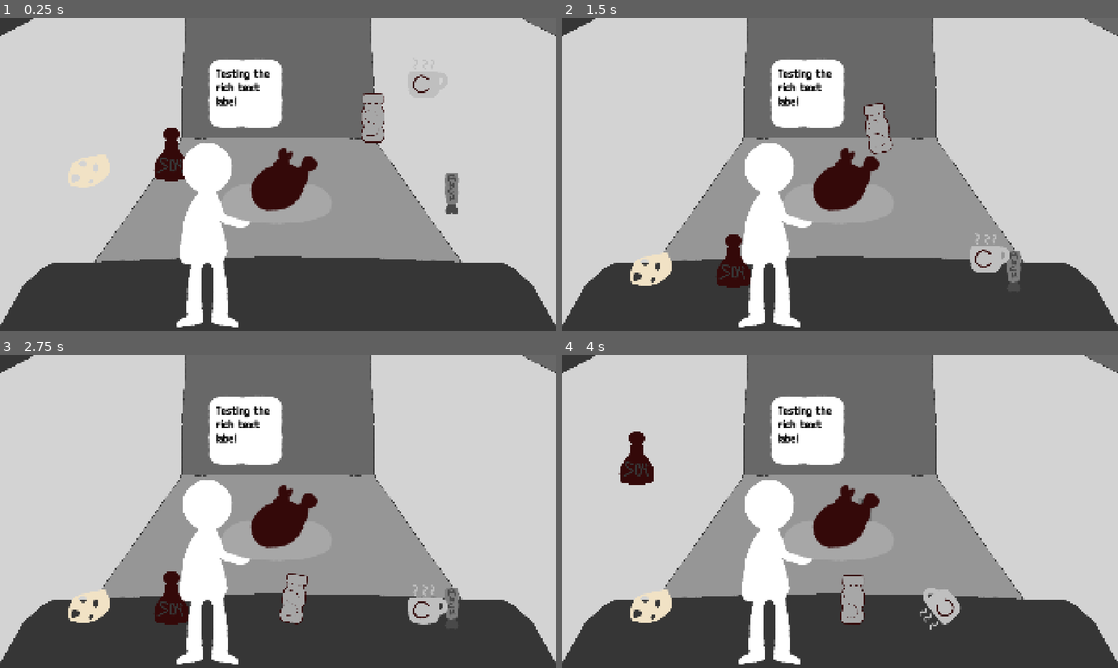
Above: before the commit, frames 1-4 (two rows, left to right).
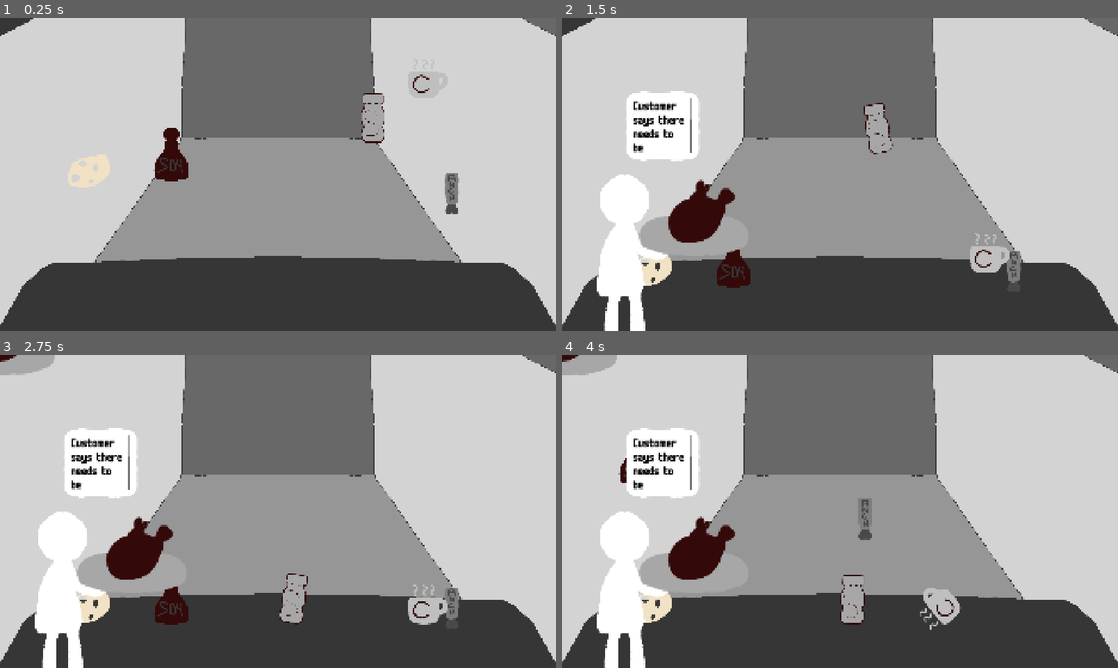
Above: after the commit, the same moments.

Repository: samiiboop/Brackeys-2026
Game: Godot game, scene res://Scenes/core.tscn
The game is run twice, just before and just after one commit, with the same random seed, the same clock (stepped at 60 frames per second) and the same inputs.
Inputs (mouse positions are in pixels of both pictures, inside the frame that each line leads up to):
- Up to frame 1 (0.25 s): no input
- Up to frame 2 (1.5 s): drag from (934, 146) to (895, 105) at 0.52 s; drag from (895, 105) to (840, 165) at 1.27 s
- Up to frame 3 (2.75 s): move the mouse to (88, 608) at 2.02 s; click (88, 608) at 2.17 s
- Up to frame 4 (4 s): drag from (734, 599) to (673, 464) at 2.77 s; drag from (1012, 605) to (840, 502) at 3.52 s

The runs differ from the first frame. In frame 1, 8.1% of the frame differs, in the area x 31-58%, y 13-99%; in frame 2, 16%; in frame 3, 17%, in the area x 0-58%, y 0-100%; in frame 4, 17%.

Commit message:
more stuff

Diff:
--- a/Scenes/Orders/food.gd
+++ b/Scenes/Orders/food.gd
@@ -1,4 +1,6 @@
 extends Node2D
+
+@onready var rich_text_label: RichTextLabel = $MarginContainer/MarginContainer/RichTextLabel
 
 """
 This defines what the food requires to be complete and scored
@@ -9,31 +11,63 @@
 bad: No required ingredient in
 """
 
-# Script vars.
-var sweet_required : int = 0
-var sour_required : int = 0
-var salty_required : int = 0
-var umami_required : int = 0
-var bitter_required : int = 0
-
+# A list of all possible requirements
+var requirements = {
+	"sweet" : 0,
+	"sour" : 0 ,
+	"salty" : 0,
+	"umami" : 0,
+	"bitter" : 0
+}
+# A list of stuff THIS order requires, we will use this to hold thier values
+var order_requirements = {}
+var possible_strings = [
+	"Customer says there needs to be something %s in the %s please fix so I can go home..."
+]
+var dialog_string = ""
+var amount_string = ""
 # References
 @onready var server_sprite: Sprite2D = $ServerSprite
 @onready var deposit_area: Area2D = $DepositArea
-
-func _init(cheese_level) -> void:
-	print("IM ALIVE", cheese_level)
 
 # Called when the node enters the scene tree for the first time.
 func _ready() -> void:
 	pass # Replace with function body.
 
 
-func setup_server():
-	pass
+func setup(slot):
+	global_position = slot.global_position
+	generate_order()
+
+
+func generate_order():
+	# Pick a random sprite
+	# Based on global difficulty decide how many ingredients it needs
+	if Game.difficulty <= 5:
+		generate_easy()
+	else:
+		return
+
+func generate_easy():
+	# get a random requirement
+	var requirement = requirements.keys().pick_random()
+	# generate a random amount
+	var amount = randi_range(1, 5)
+	# get the amount string for the dialog box
+	match amount:
+		1:
+			amount_string = "a pinch"
+		2:
+			amount_string = "a little"
+		3:
+			amount_string = "a decent amount"
+		4:
+			amount_string = "quite a bit"
+		5:
+			amount_string = "something really strong"
+	order_requirements[requirement] = amount
+	dialog_string = possible_strings.pick_random() % [requirement, "chicken"]
+	rich_text_label.text = dialog_string
 
 func deliver_dialog():
 	pass
-
-# Called every frame. 'delta' is the elapsed time since the previous frame.
-func _process(delta: float) -> void:
-	pass
--- a/Scenes/Orders/food.tscn
+++ b/Scenes/Orders/food.tscn
@@ -1,5 +1,6 @@
 [gd_scene format=3 uid="uid://cha2c65a22fex"]
 
+[ext_resource type="Script" uid="uid://ccuq3n1xlw7sc" path="res://Scenes/Orders/food.gd" id="1_5bwoq"]
 [ext_resource type="Texture2D" uid="uid://cmqeijlgxjt25" path="res://Assets/Debug/ServerDebug.png" id="1_k6t10"]
 [ext_resource type="Texture2D" uid="uid://cvnndh282wkbp" path="res://Assets/Debug/food.png" id="2_5bwoq"]
 [ext_resource type="Theme" uid="uid://bu1i4c6dcnewx" path="res://Resource/ui_theme.tres" id="3_aron1"]
@@ -9,6 +10,7 @@
 size = Vector2(336, 248)
 
 [node name="Food" type="Node2D" unique_id=677163591]
+script = ExtResource("1_5bwoq")
 
 [node name="ServerSprite" type="Sprite2D" parent="." unique_id=108615480]
 position = Vector2(-240, 24)
--- /dev/null
+++ b/Scenes/Singleton/Game.gd
@@ -0,0 +1,4 @@
+extends Node
+
+
+var difficulty = 0
--- a/Scenes/core.tscn
+++ b/Scenes/core.tscn
@@ -8,8 +8,6 @@
 [ext_resource type="PackedScene" uid="uid://cagmmnu0pmq66" path="res://Scenes/Ingredients/IngredientScenes/coffee.tscn" id="7_cyfn3"]
 [ext_resource type="Script" uid="uid://cxrwqw4expe0g" path="res://Scenes/orders.gd" id="8_2sxaq"]
 [ext_resource type="Texture2D" uid="uid://i4727xhgk87j" path="res://Assets/Debug/room.png" id="8_cyfn3"]
-[ext_resource type="PackedScene" uid="uid://cha2c65a22fex" path="res://Scenes/Orders/food.tscn" id="8_gbnb7"]
-[ext_resource type="Script" uid="uid://ccuq3n1xlw7sc" path="res://Scenes/Orders/food.gd" id="9_gbnb7"]
 
 [sub_resource type="RectangleShape2D" id="RectangleShape2D_uay87"]
 size = Vector2(1938, 712)
@@ -62,11 +60,16 @@
 [node name="Orders" type="Node2D" parent="World" unique_id=1075362355]
 script = ExtResource("8_2sxaq")
 
-[node name="Food" parent="World/Orders" unique_id=677163591 instance=ExtResource("8_gbnb7")]
-position = Vector2(956, 640)
-script = ExtResource("9_gbnb7")
+[node name="OrderTimer" type="Timer" parent="World/Orders" unique_id=608540446]
 
-[node name="OrderTimer" type="Timer" parent="World/Orders" unique_id=608540446]
+[node name="ServerPos1" type="Marker2D" parent="World/Orders" unique_id=1976842002]
+position = Vector2(456, 752)
+
+[node name="ServerPos2" type="Marker2D" parent="World/Orders" unique_id=2108756064]
+position = Vector2(956, 752)
+
+[node name="ServerPos3" type="Marker2D" parent="World/Orders" unique_id=440460975]
+position = Vector2(1456, 752)
 
 [node name="Camera2D" type="Camera2D" parent="World" unique_id=910429719]
 anchor_mode = 0
--- a/Scenes/orders.gd
+++ b/Scenes/orders.gd
@@ -5,13 +5,36 @@
 ## TO DO: Difficulty scaling, creating an order etc etc
 const FOOD = preload("uid://cha2c65a22fex")
 
+@onready var server_pos_1: Marker2D = $ServerPos1
+@onready var server_pos_2: Marker2D = $ServerPos2
+@onready var server_pos_3: Marker2D = $ServerPos3
+
+
+var server_pos_occupance : Dictionary = {
+	server_pos_1 : false,
+	server_pos_2 : false,
+	server_pos_3: false
+}
+
+
 # References.
 @onready var order_timer: Timer = $OrderTimer
 
 # Called when the node enters the scene tree for the first time.
 func _ready() -> void:
-	#order_timer.timeout.connect()
-	pass
+	order_timer.timeout.connect(_on_order_timer_timeout)
+	order_timer.start()
 
 func _on_order_timer_timeout():
+	var food_scene = FOOD.instantiate()
+	add_child(food_scene)
+	# get an unoccupied slot for them to go into
+	for slot in server_pos_occupance.keys():
+		if server_pos_occupance[slot] == true: return
+		print("DO WE HAVE A ", slot)
+		food_scene.setup($ServerPos1)
+		server_pos_occupance[slot] = true
+
+# Dynamically connected when we spawn in a server in on order timeout
+func _on_order_complete():
 	pass
--- a/project.godot
+++ b/project.godot
@@ -14,6 +14,10 @@
 run/main_scene="uid://dafnlnusuway1"
 config/features=PackedStringArray("4.7", "Forward Plus")
 config/icon="res://icon.svg"
+
+[autoload]
+
+Game="*uid://dpd6g4i5gwkgj"
 
 [display]
 
Not shown, added: Scenes/Singleton/Game.gd.uid
Not shown, added: Assets/Debug/asdsad.kra
